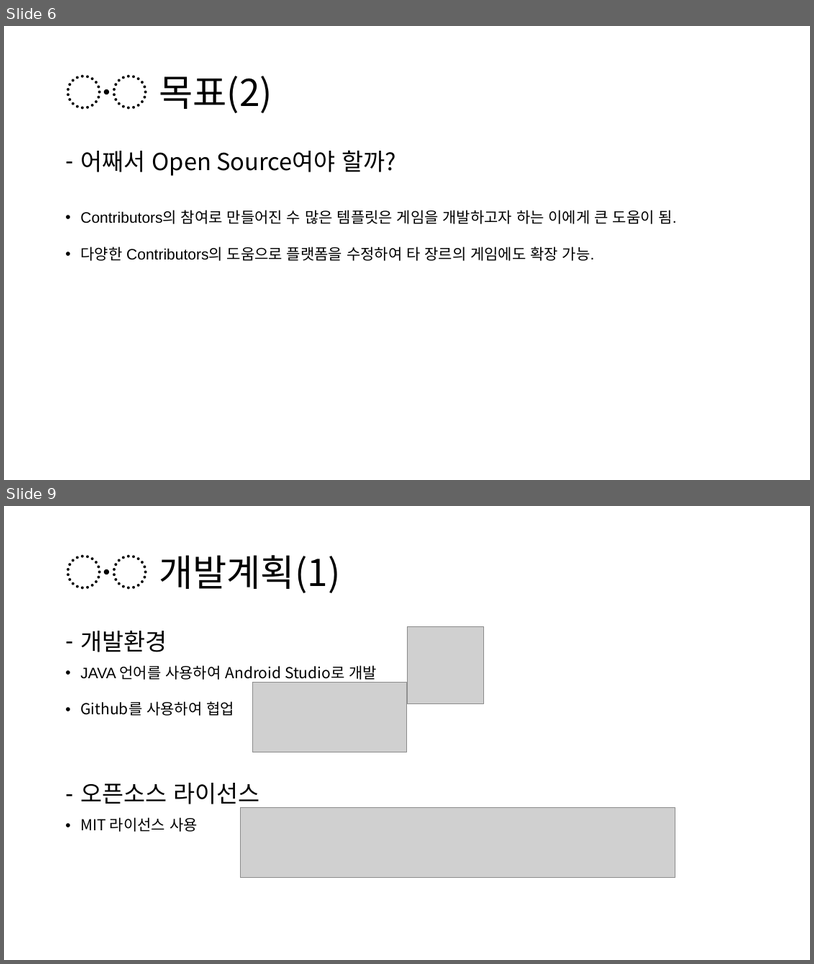
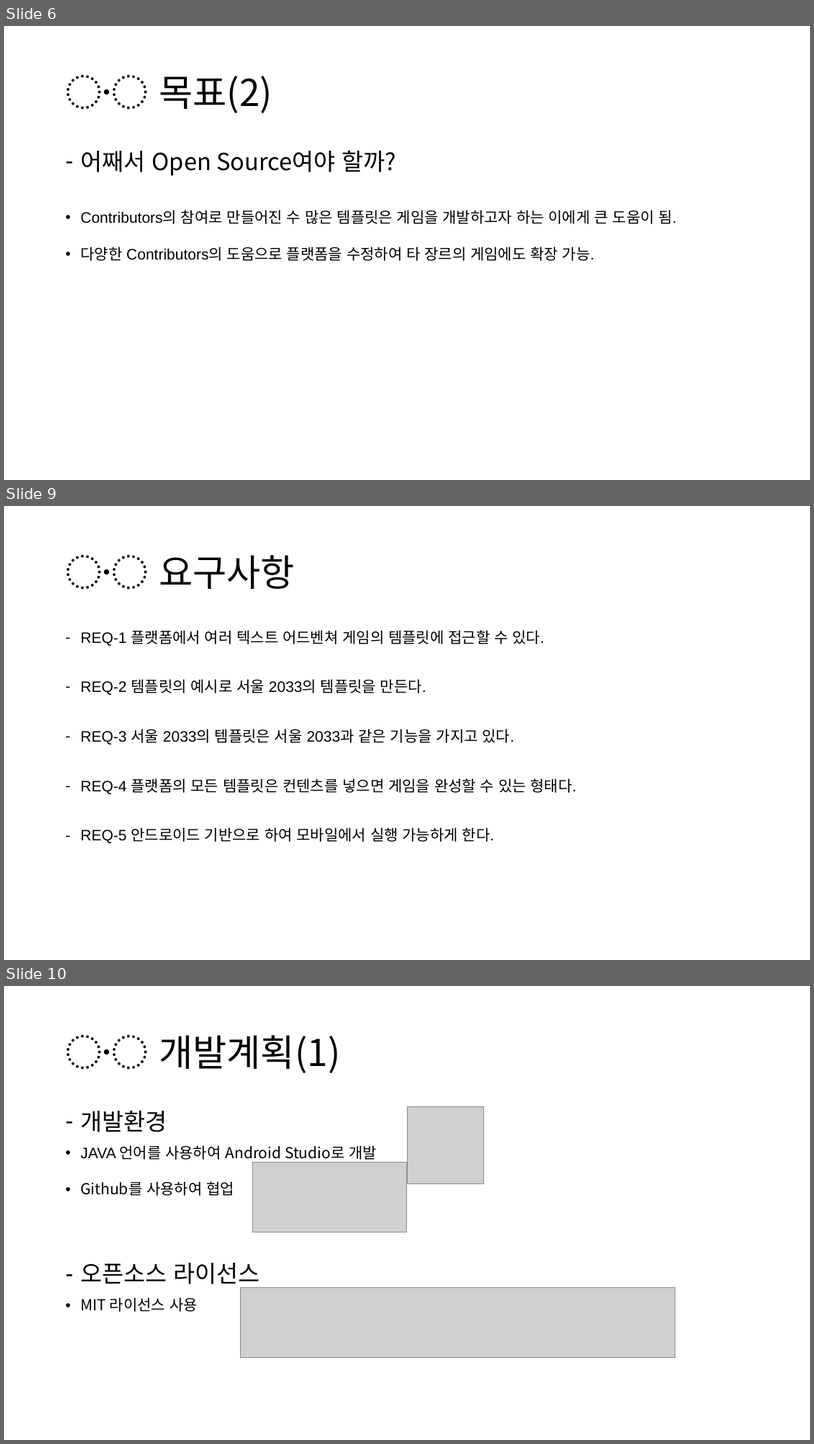
Before and after one commit to OSS-2021-team3/Drawing-Trade, a slide deck: OSS IDEA PROPOSAL.pptx. Shown one above the other, each under a label of ours: slides 6 and 9 before the commit, slides 6, 9 and 10 after it; the slides between them are not shown. The pictures are 814x964 and 814x1444 pixels, drawn with LibreOffice and Linux fonts; fonts in the diff are those of the drawing; grey boxes stand for pictures. Boxes give left, top, right and bottom in pixels: in the first picture for what was removed or moved away, otherwise in the second. Text is boxed around its words. In the diff, an @@ line names an element or a change of style, - is before the commit and + after.

Commit message:
1차 완성본

```diff
--- a/OSS IDEA PROPOSAL.pptx
+++ b/OSS IDEA PROPOSAL.pptx
@@ slide 9 added at bbox=[4, 506, 810, 960], background #FFFFFF @@
@@ title added at bbox=[65, 554, 295, 590], 44 pt, text #000000 @@
+〮 요구사항
@@ text added at bbox=[80, 630, 577, 843], 18 pt, text #000000 @@
+– REQ-1 플랫폼에서 여러 텍스트 어드벤쳐 게임의 템플릿에 접근할 수 있다.
+– REQ-2 템플릿의 예시로 서울 2033의 템플릿을 만든다.
+– REQ-3 서울 2033의 템플릿은 서울 2033과 같은 기능을 가지고 있다.
+– REQ-4 플랫폼의 모든 템플릿은 컨텐츠를 넣으면 게임을 완성할 수 있는 형태다.
+– REQ-5 안드로이드 기반으로 하여 모바일에서 실행 가능하게 한다.
@@ what was slide 9 is now slide 10 @@
```
Also in this commit, not shown: 3 slides changed.
